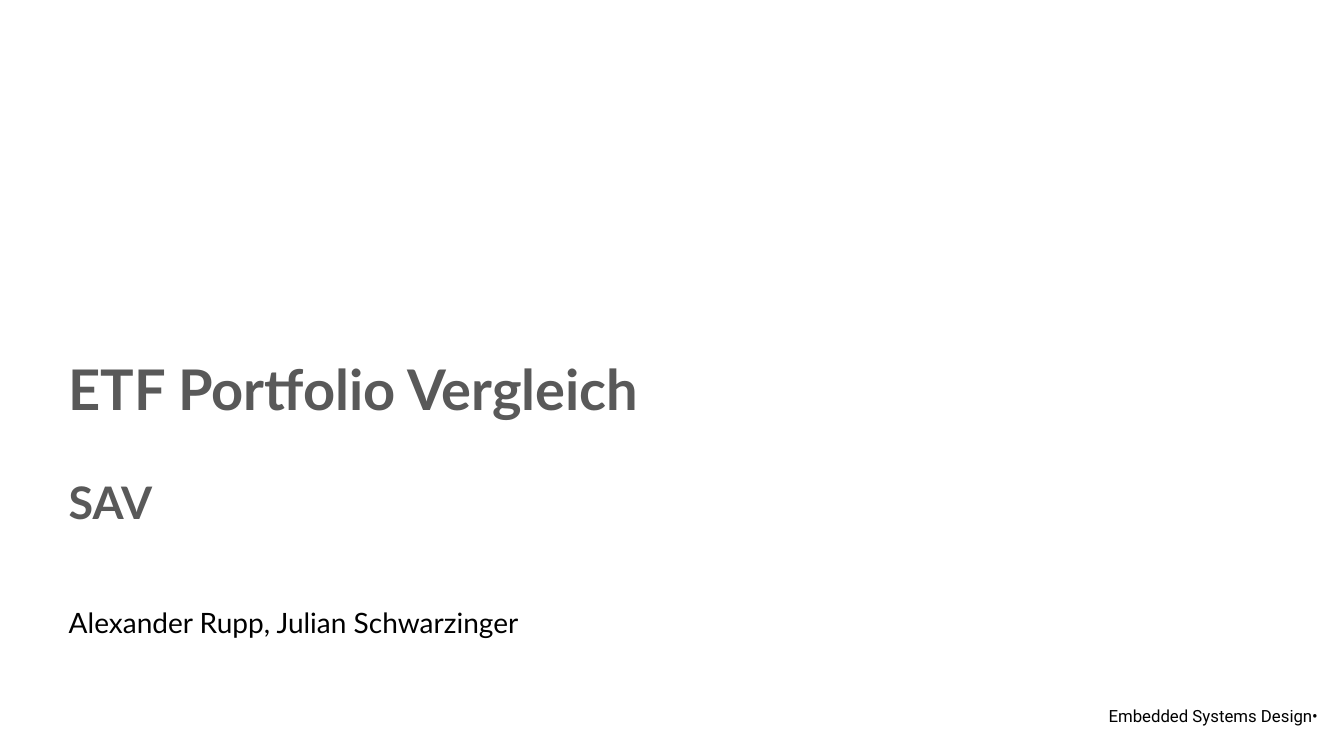
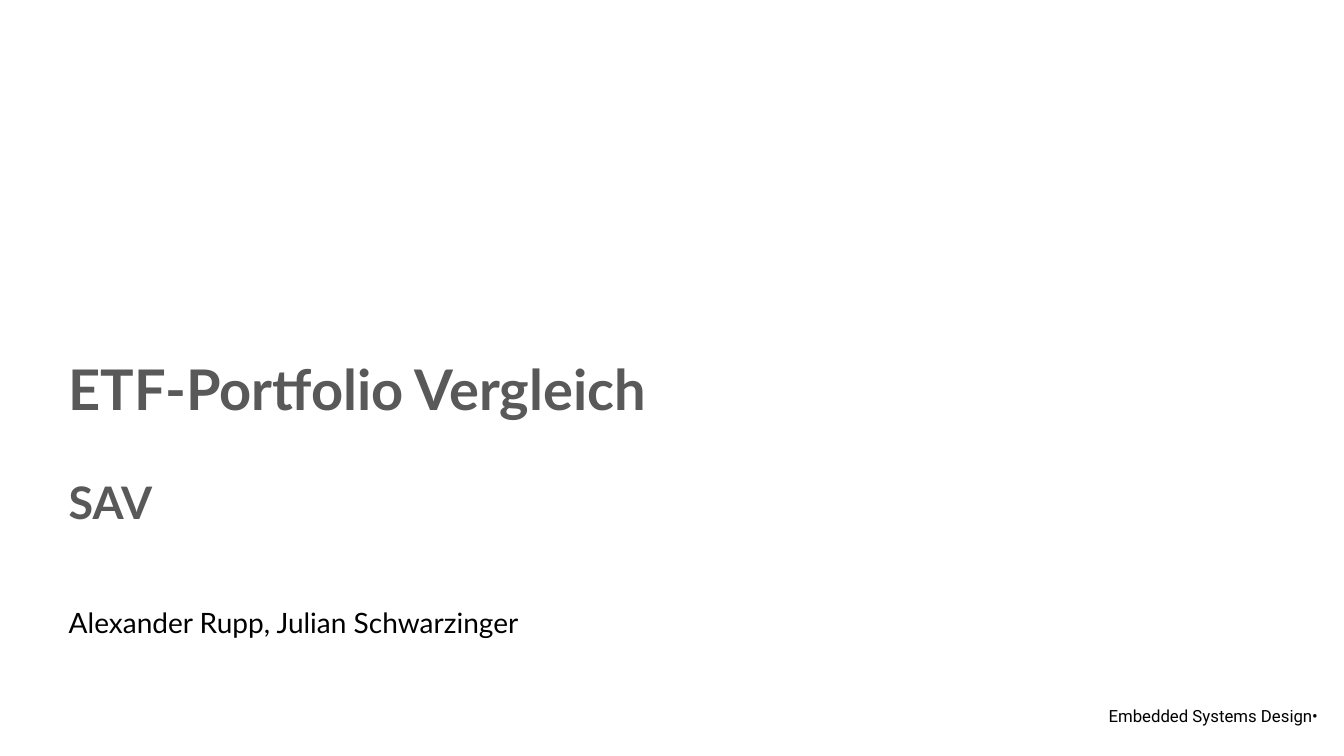
Before and after one commit to LeFunky-dev/SAV_Projekt, a slide deck: slide 1 of Portfolio_vergleich.pptx. Drawn at 1344x756 pixels with LibreOffice and Linux fonts; fonts in the diff are those of the drawing; background and template pictures are left out. Boxes give left, top, right and bottom in pixels: in the first picture for what was removed or moved away, otherwise in the second. Text is boxed around its words. In the diff, an @@ line names an element or a change of style, - is before the commit and + after.

```diff
--- a/Portfolio_vergleich.pptx
+++ b/Portfolio_vergleich.pptx
@@ title at box(69, 368, 646, 520): text changed @@
-ETF Portfolio Vergleich
-SAV
+ETF-Portfolio Vergleich
+SAV
```
Also in this commit, not shown: 11 other slides changed.
